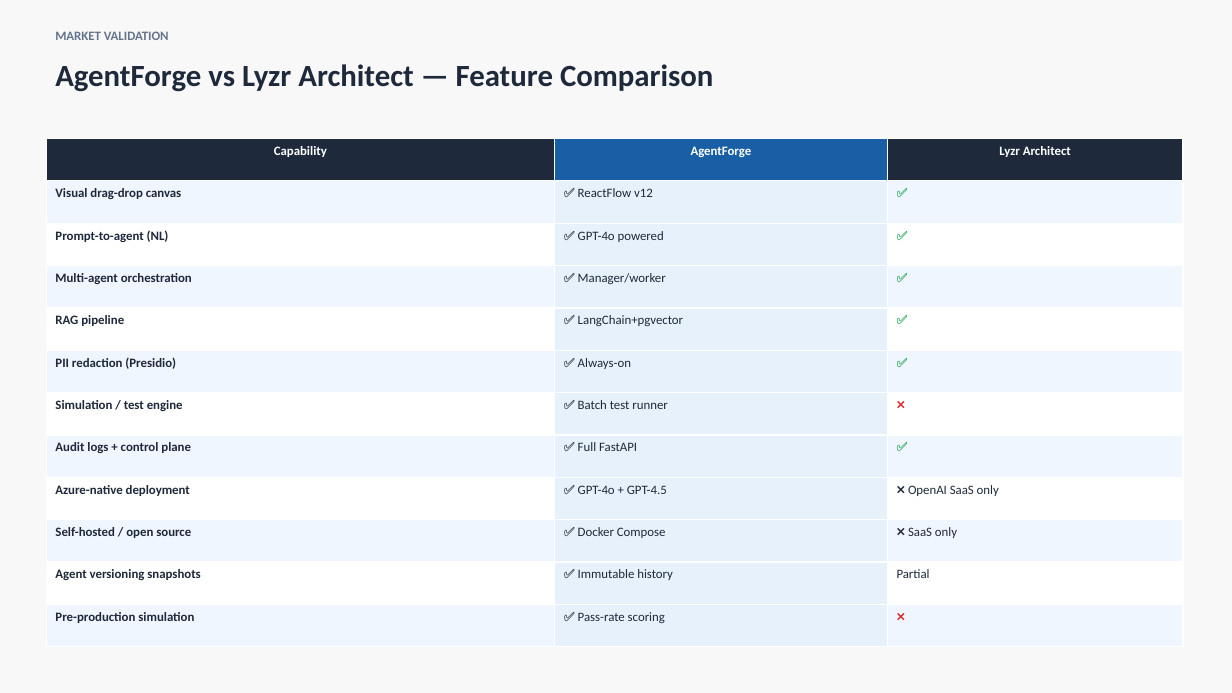
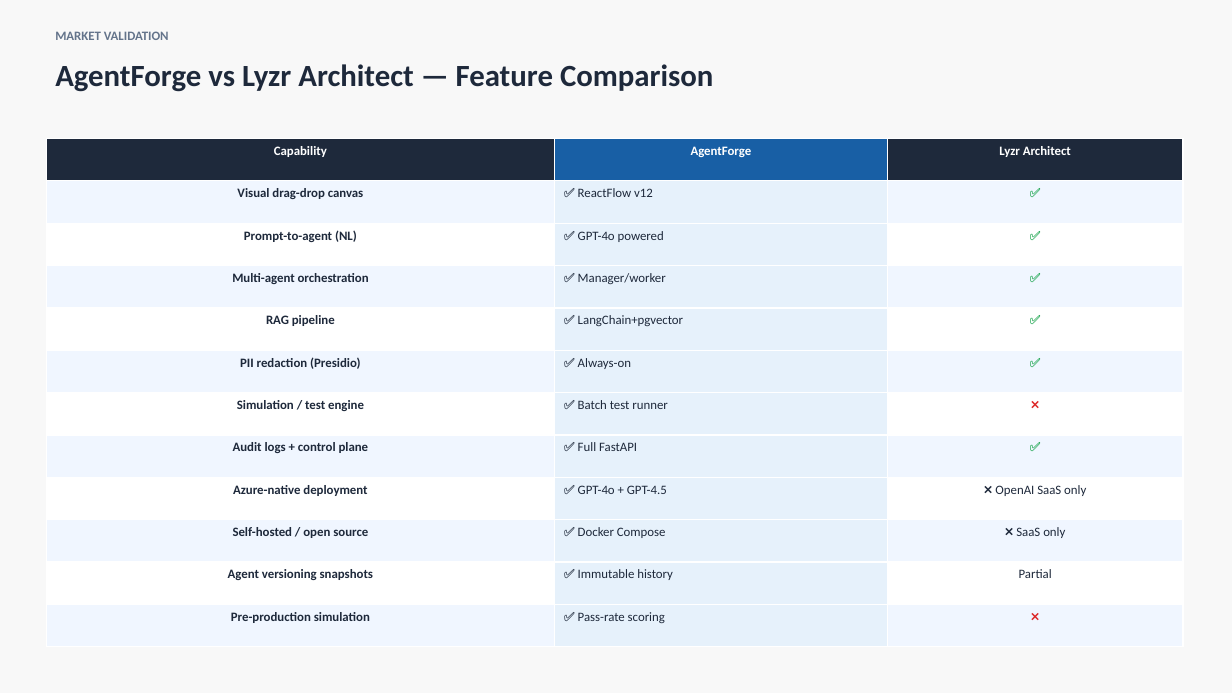
Before and after one commit to nsureshmanikandan/AgentForge, a slide deck: slide 11 of docs/AgentForge-PresentationV1.0.pptx. Drawn at 1232x693 pixels with LibreOffice and Linux fonts; fonts in the diff are those of the drawing. Boxes give left, top, right and bottom in pixels: in the first picture for what was removed or moved away, otherwise in the second. Text is boxed around its words. In the diff, an @@ line names an element or a change of style, - is before the commit and + after.

```diff
--- a/docs/AgentForge-PresentationV1.0.pptx
+++ b/docs/AgentForge-PresentationV1.0.pptx
@@ table at (46, 139, 1183, 647) @@
@@ alignment left to centre @@
```
Also in this commit, not shown: 2 other slides changed, 2 slides added, 2 other files.
